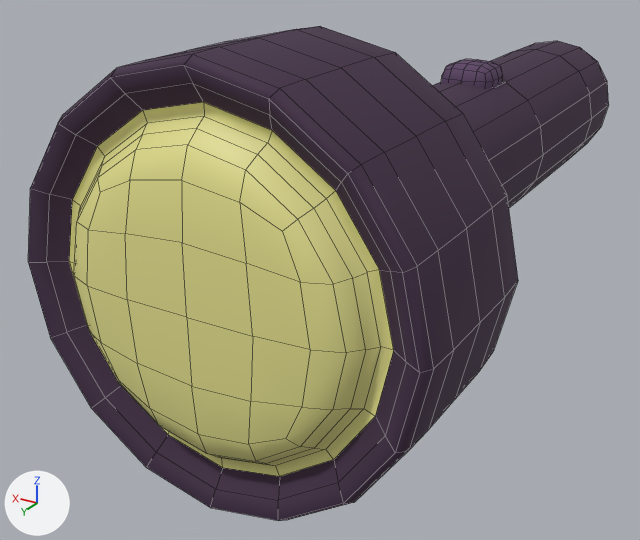
A saved change to the FBX model PassMeThatThing/Assets/Game/3D/Item/flashlight.fbx.
The view is the same before and after, from a 50 mm camera at (-4.04, 8.2, 3.03) aimed at (0.93, -0.09, -1.11). The lights are fixed; the arrows at lower left show +X, +Y and +Z. The picture after the commit comes second. Mesh edges are drawn as thin lines.

Objects in the first picture: 'flashlight'.
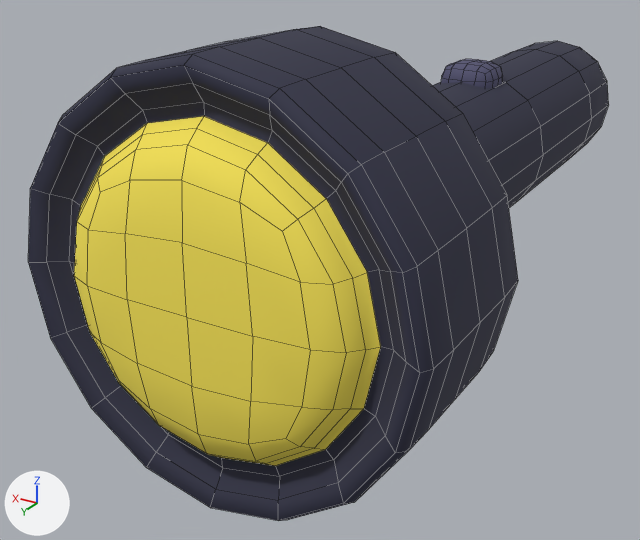
Where the newer file only moved an object's origin or applied its transform, the numbers keep the older frame.

Changed parts and their boxes (x1, y1, x2, y2) in the pictures (640 x 540 px):
'flashlight', recoloured, surface changed
    both: (34, 48, 607, 521)
part 1 of me_cube_001, recoloured
    both: (44, 47, 485, 521)
part 2 of me_cube_001, edited (looks the same)
    both: (441, 59, 503, 88)
part 3 of me_cube_001, recoloured
    both: (69, 102, 394, 476)
part 4 of me_cube_001, surface changed
    both: (44, 47, 485, 521)

Diff of the bpy script that builds the scene:
```diff
--- a/PassMeThatThing/Assets/Game/3D/Item/flashlight.fbx.py
+++ b/PassMeThatThing/Assets/Game/3D/Item/flashlight.fbx.py
@@ img_pal_jpg @@
+img_pal_jpg = load_image('pal.jpg', '../pal.jpg', 1232, 954, 'sRGB')
@@ mat_flashlight @@
+mat_flashlight = principled_material('flashlight')
+mat_flashlight.texture = img_pal_jpg
+mat_flashlight.roughness = 0.869
@@ me_cube_001 @@
 me_cube_001.from_pydata(...)  # 452 vertices, 448 faces; spans x -1.97..1.97, y -5.88..3.46, z -1.97..1.97
 # used by ob_flashlight; location = (0.0, 0.0, 0.0)
+# me_cube_001 part 1: all 272 faces that had it switch from mat_flashlight_base (dark purple #412b45) to mat_flashlight (picture img_pal_jpg)
+# me_cube_001 part 2: all 96 faces that had it switch from mat_flashlight_button (dark purple #5c4365) to mat_flashlight (picture img_pal_jpg)
+# me_cube_001 part 3: all 80 faces that had it switch from mat_flashlight_lens (yellow #e7e390) to mat_flashlight (picture img_pal_jpg)
+# me_cube_001 part 4: texture (UV) coordinates of 448 of 448 faces, centred in x -1.89..1.89, y -5.87..3.45, z -1.89..1.89, changed; they spanned u 0.12..0.88, v 0.0..1.0 and now span u 0.59..0.92, v 0.72..0.79
```
